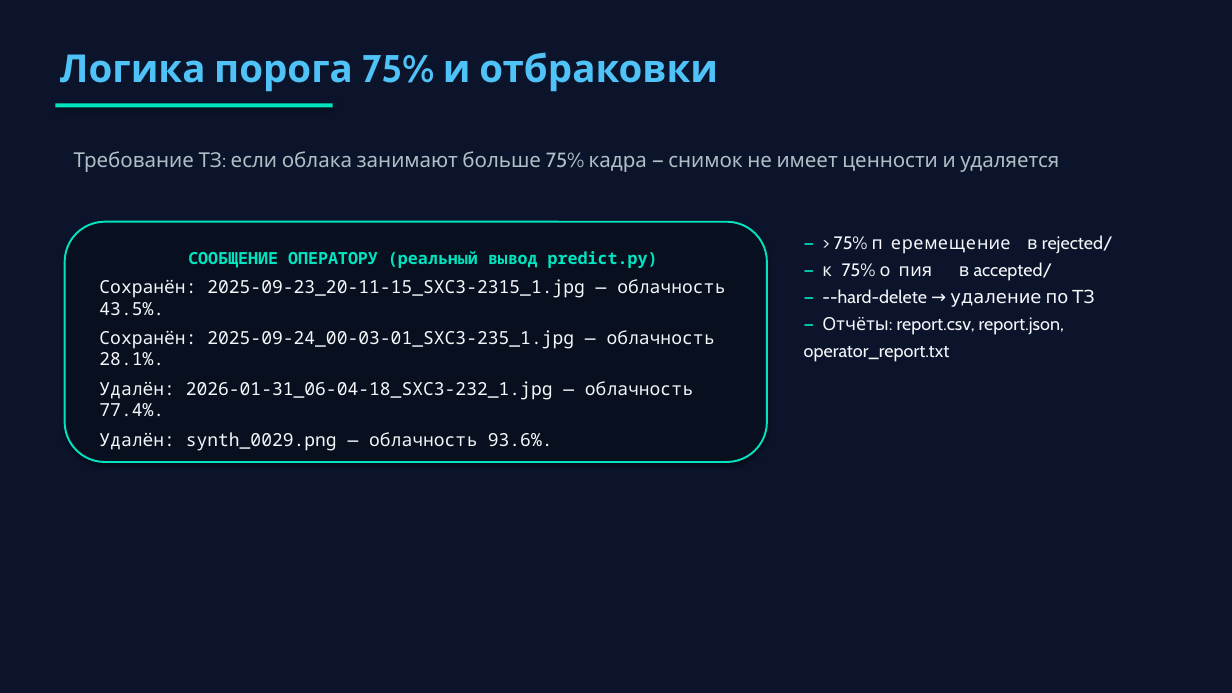
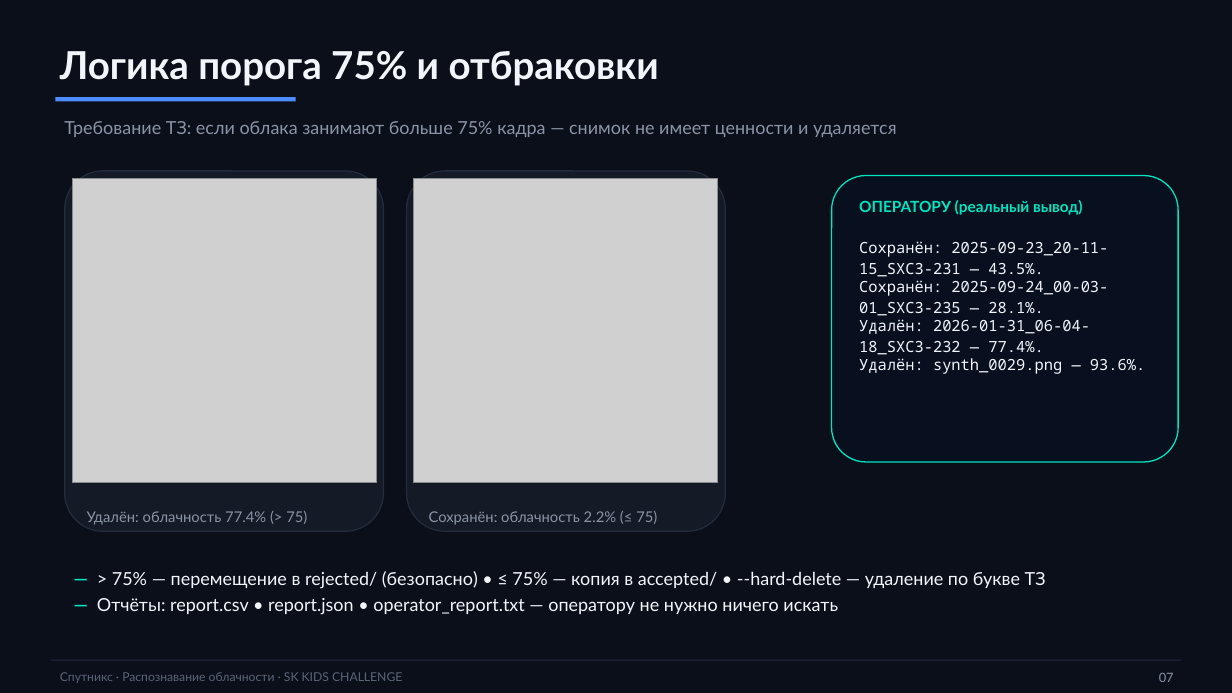
Before and after one commit to Kot3loy/sputnix-cloud-detection, a slide deck: slide 7 of presentation/Sputnix_cloud_detection.pptx. Drawn at 1232x693 pixels with LibreOffice and Linux fonts; fonts in the diff are those of the drawing; grey boxes stand for pictures. Boxes give left, top, right and bottom in pixels: in the first picture for what was removed or moved away, otherwise in the second. Text is boxed around its words. In the diff, an @@ line names an element or a change of style, - is before the commit and + after.

Commit message:
Presentation redesign: real images on every slide, stat chips, footers, clean brand assets

```diff
--- a/presentation/Sputnix_cloud_detection.pptx
+++ b/presentation/Sputnix_cloud_detection.pptx
@@ rectangle at (0,0,1232,693): fill #0B142A to #0B0F1A @@
@@ text "Логика порога 75% и отбраковки" at (60,51,659,86): font Cabin to Lato, text colour #4FC3F7 to #F2F5FA @@
@@ text "Требование ТЗ: если облака занимают ...": place and size @@
-text "Требование ТЗ: если облака занимают ..." at (74,151,1059,172)
+text "Требование ТЗ: если облака занимают ..." at (64,121,896,137)
@@ text "Требование ТЗ: если облака занимают ..." at (64,121,896,137): size 16 to 14 pt, font Cabin to Lato, text colour #B0BEC5 to #8A94A6 @@
@@ rectangle: place and size @@
-rectangle at (55,104,333,107)
+rectangle at (55,97,296,102)
@@ rectangle at (55,97,296,102): fill #00E5C0 to #4D8DFF; shadow off @@
@@ rounded rectangle: place and size @@
-rounded rectangle at (65,222,767,462)
+rounded rectangle at (65,171,384,531)
@@ rounded rectangle at (65,171,384,531): fill #081020 to #141A26; outline #00E5C0 1.5 pt to #232C3D 1 pt; shadow off; proportions changed @@
@@ picture added at (72,178,376,482) @@
@@ rounded rectangle added at (407,171,726,531), fill #141A26, outline #232C3D 1 pt @@
@@ picture added at (414,178,718,482) @@
@@ rounded rectangle added at (832,176,1178,462), fill #081020, outline #00E5C0 1 pt @@
@@ text added at (859,200,1082,215), 12 pt, text #00E5C0, bold @@
+ОПЕРАТОРУ (реальный вывод)
@@ text in rounded rectangle at (99,251,725,451): text removed @@
-СООБЩЕНИЕ ОПЕРАТОРУ (реальный вывод predict.py)
-Сохранён: 2025-09-23_20-11-15_SXC3-2315_1.jpg — облачность 43.5%.
-Сохранён: 2025-09-24_00-03-01_SXC3-235_1.jpg — облачность 28.1%.
-Удалён: 2026-01-31_06-04-18_SXC3-232_1.jpg — облачность 77.4%.
-Удалён: synth_0029.png — облачность 93.6%.
@@ text added at (859,241,1108,277), 12 pt, text #F2F5FA @@
+Сохранён: 2025-09-23_20-11-15_SXC3-231 — 43.5%.
@@ text added at (859,280,1108,316), 12 pt, text #F2F5FA @@
+Сохранён: 2025-09-24_00-03-01_SXC3-235 — 28.1%.
@@ text added at (859,319,1090,355), 12 pt, text #F2F5FA @@
+Удалён: 2026-01-31_06-04-18_SXC3-232 — 77.4%.
@@ text added at (859,358,1145,374), 12 pt, text #F2F5FA @@
+Удалён: synth_0029.png — 93.6%.
@@ text added at (87,511,307,525), 11.5 pt, text #8A94A6 @@
+Удалён: облачность 77.4% (> 75)
@@ text added at (429,511,657,525), 11.5 pt, text #8A94A6 @@
+Сохранён: облачность 2.2% (≤ 75)
@@ text at (97,571,1046,615): text changed; font Cabin to Lato; text colour #F5F7FA to #F2F5FA @@
-— > 75% → перемещение в rejected/
-— ≤ 75% → копия в accepted/
-— --hard-delete → удаление по ТЗ
-— Отчёты: report.csv, report.json, operator_report.txt
+— > 75% — перемещение в rejected/ (безопасно) • ≤ 75% — копия в accepted/ • --hard-delete — удаление по букве ТЗ
+— Отчёты: report.csv • report.json • operator_report.txt — оператору не нужно ничего искать
@@ rectangle added at (51,660,1181,661), fill #232C3D @@
@@ text added at (60,672,402,683), 9.5 pt, text #5A6478 @@
+Спутникс · Распознавание облачности · SK KIDS CHALLENGE
@@ text added at (1159,673,1174,682), 10 pt, text #8A94A6 @@
+07
```
Also in this commit, not shown: 10 other slides changed, 1 slide added, 1 slide removed, 7 other files.
